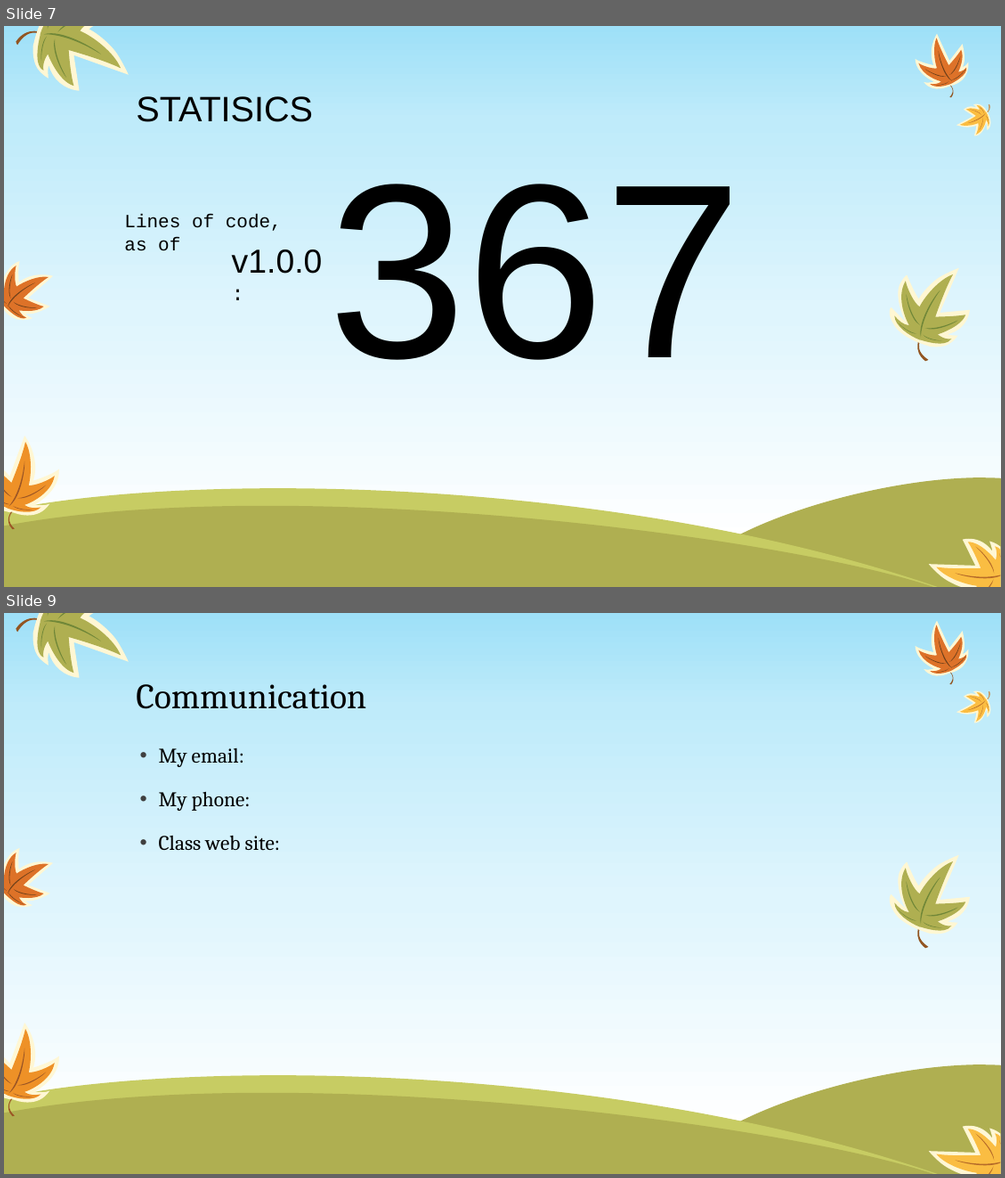
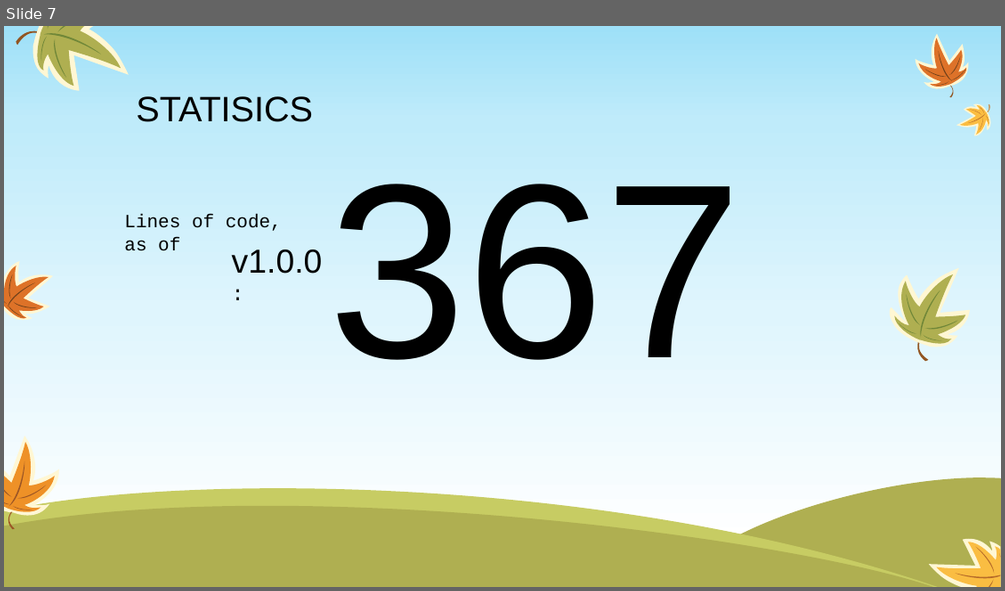
Before and after one commit to codingJWilliams/BBCInventathonNode, a slide deck: presentation/Fruit Punch.pptx. Shown one above the other, each under a label of ours: slides 7 and 9 before the commit, slide 7 after it; the slides between them are not shown. The pictures are 1005x1178 and 1005x591 pixels, drawn with LibreOffice and Linux fonts; fonts in the diff are those of the drawing. Boxes give left, top, right and bottom in pixels: in the first picture for what was removed or moved away, otherwise in the second. Text is boxed around its words. In the diff, an @@ line names an element or a change of style, - is before the commit and + after.

```diff
--- a/presentation/Fruit Punch.pptx
+++ b/presentation/Fruit Punch.pptx
@@ slide 9 removed at bbox=[4, 613, 1001, 1174], background gradient #9EE0F8 to #BFEBFA to #DFF5FD to #FFFFFF; not listed: 56 template elements that a slide beside it also shows @@
@@ title removed at bbox=[136, 684, 366, 709] @@
-Communication
@@ text removed at bbox=[159, 748, 280, 851] @@
-• My email:
-• My phone:
-• Class web site:
```
Also in this commit, not shown: 15 other slides removed.
